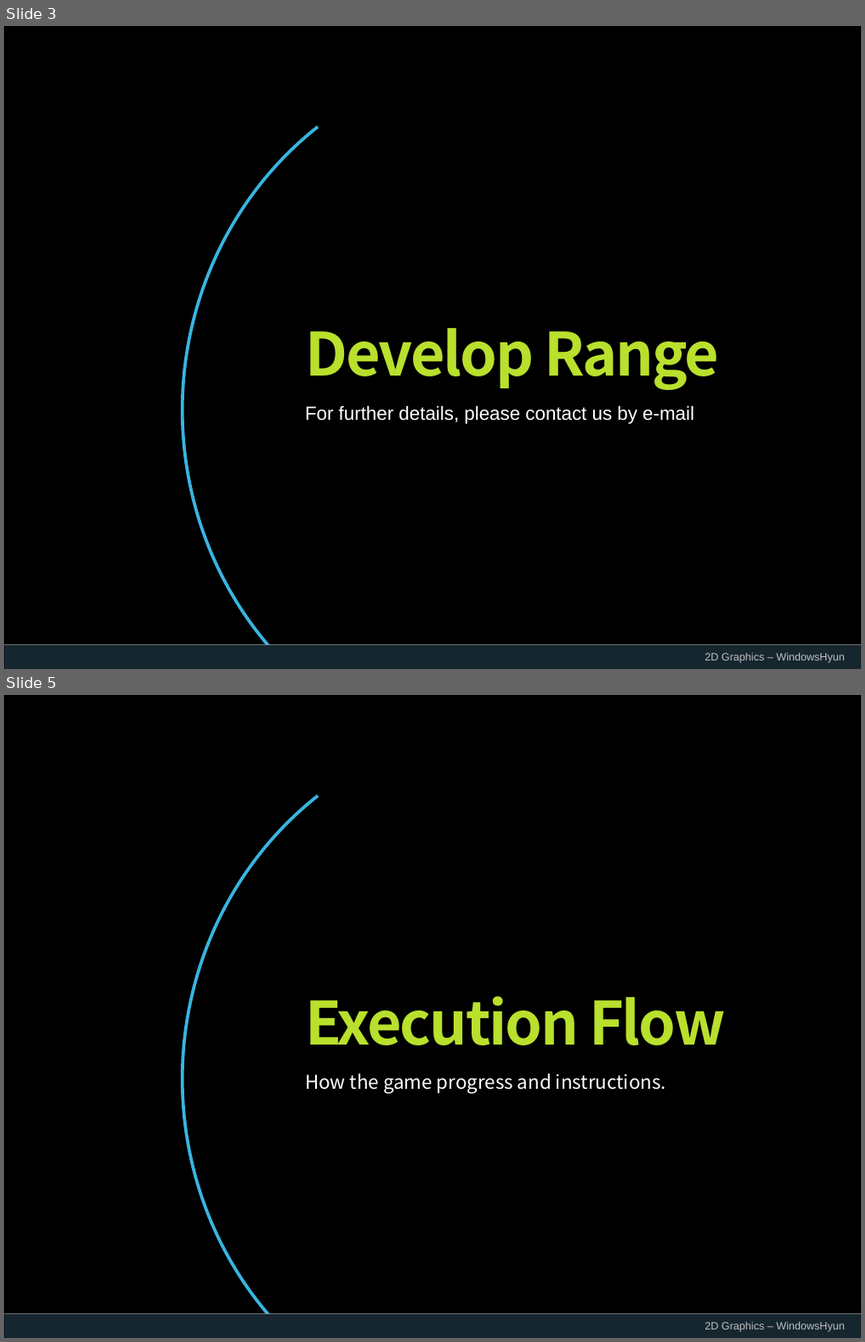
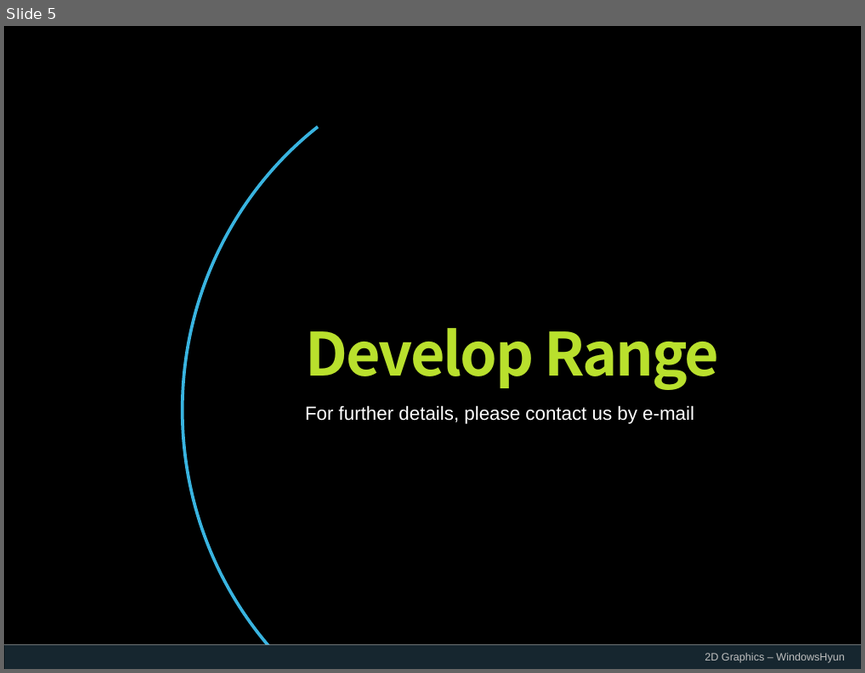
Before and after one commit to WindowsHyun/2DGraphics, a slide deck: ProjectPPT/KwonChangHyun_2차발표_준비중.pptx. Shown one above the other, each under a label of ours: slides 3 and 5 before the commit, slide 5 after it; the slides between them are not shown. The pictures are 865x1342 and 865x673 pixels, drawn with LibreOffice and Linux fonts; fonts in the diff are those of the drawing; background and template pictures are left out. Boxes give left, top, right and bottom in pixels: in the first picture for what was removed or moved away, otherwise in the second. Text is boxed around its words. In the diff, an @@ line names an element or a change of style, - is before the commit and + after.

```diff
--- a/ProjectPPT/KwonChangHyun_2차발표_준비중.pptx
+++ b/ProjectPPT/KwonChangHyun_2차발표_준비중.pptx
@@ slide 5 removed at bbox=[4, 695, 861, 1338], background picture (left out); not listed: 4 template elements that a slide beside it also shows @@
@@ text removed at bbox=[305, 996, 725, 1045] @@
-Execution Flow
@@ text removed at bbox=[305, 1073, 666, 1094] @@
-How the game progress and instructions.
@@ what was slide 3 is now slide 5 @@
```
Also in this commit, not shown: 3 slides changed, 6 slides added, 1 other slide removed, 2 other files.
